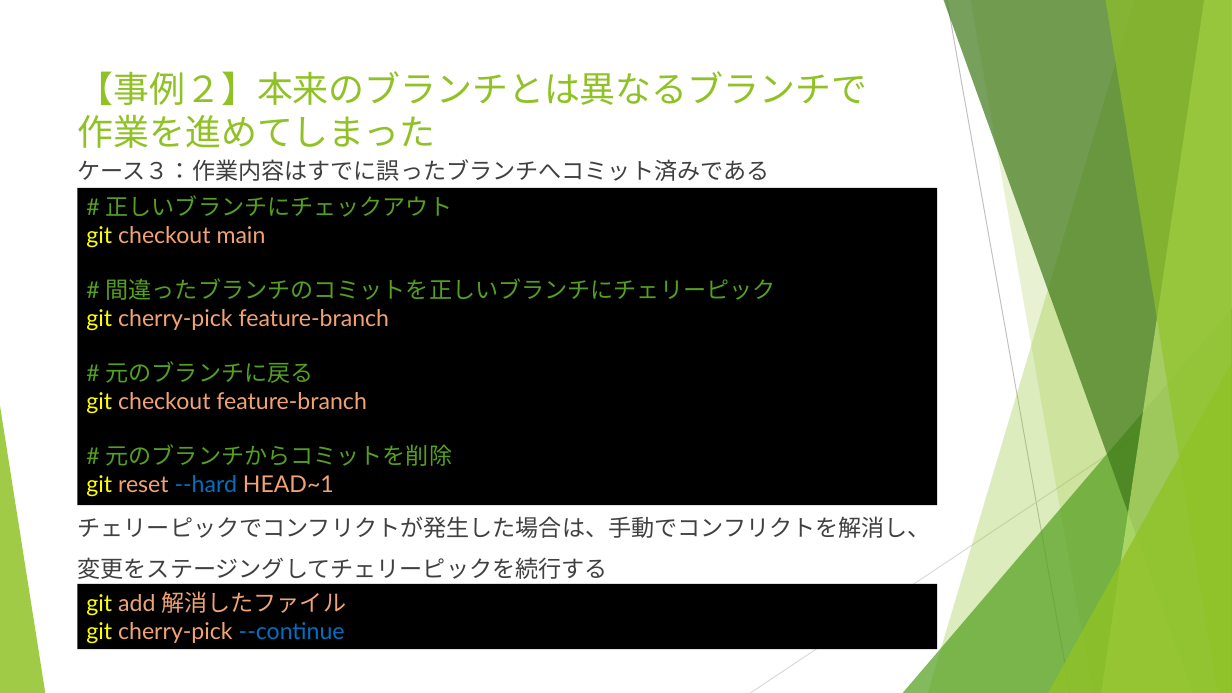
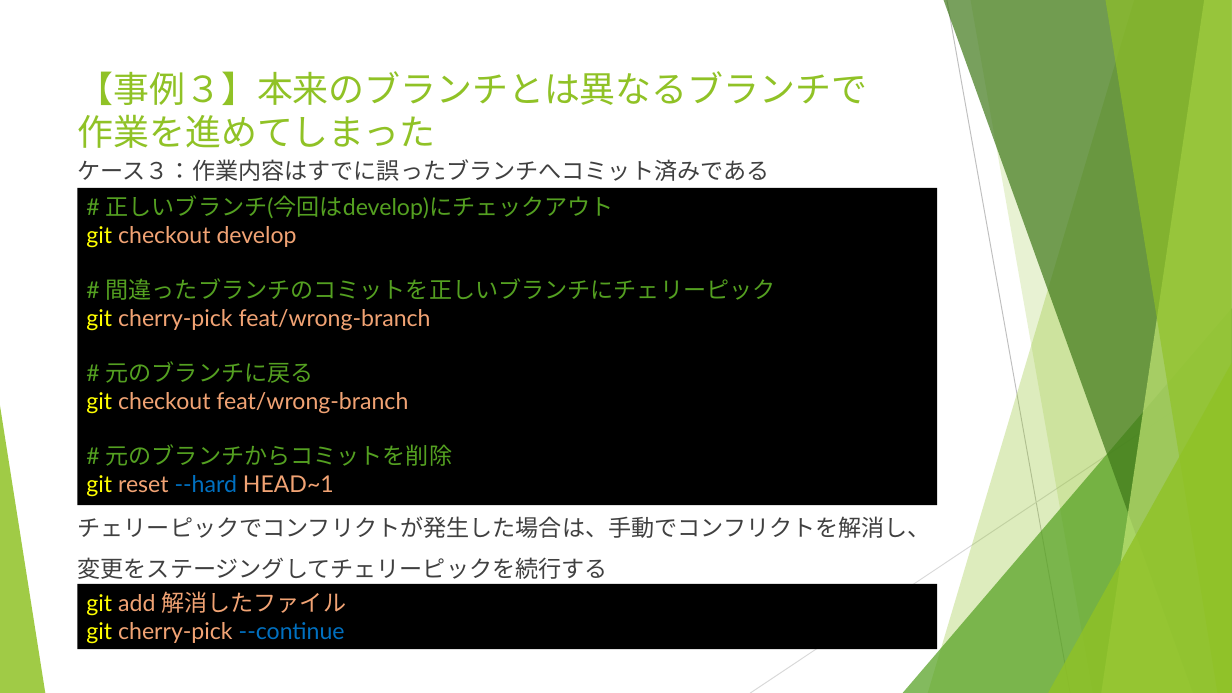
Before and after one commit to yusuke8655/git-trouble-shooting, a slide deck: slide 15 of Gitトラブルシューティング.pptx (slide 11 before the commit). Drawn at 1232x693 pixels with LibreOffice and Linux fonts; fonts in the diff are those of the drawing. Boxes give left, top, right and bottom in pixels: in the first picture for what was removed or moved away, otherwise in the second. Text is boxed around its words. In the diff, an @@ line names an element or a change of style, - is before the commit and + after.

```diff
--- a/Gitトラブルシューティング.pptx
+++ b/Gitトラブルシューティング.pptx
@@ title at (x1=78, y1=71, x2=867, y2=148): text changed @@
-【事例２】本来のブランチとは異なるブランチで
-作業を進めてしまった
+【事例３】本来のブランチとは異なるブランチで
+作業を進めてしまった
@@ text in rectangle at (x1=86, y1=195, x2=614, y2=248): text changed @@
-# 正しいブランチにチェックアウト
-git checkout main
+# 正しいブランチ(今回はdevelop)にチェックアウト
+git checkout develop
@@ text in rectangle at (x1=86, y1=309, x2=431, y2=331): text changed @@
-git cherry-pick feature-branch
+git cherry-pick feat/wrong-branch
@@ text in rectangle at (x1=86, y1=392, x2=408, y2=414): text changed @@
-git checkout feature-branch
+git checkout feat/wrong-branch
```
Also in this commit, not shown: 13 other slides changed, 5 slides added.
